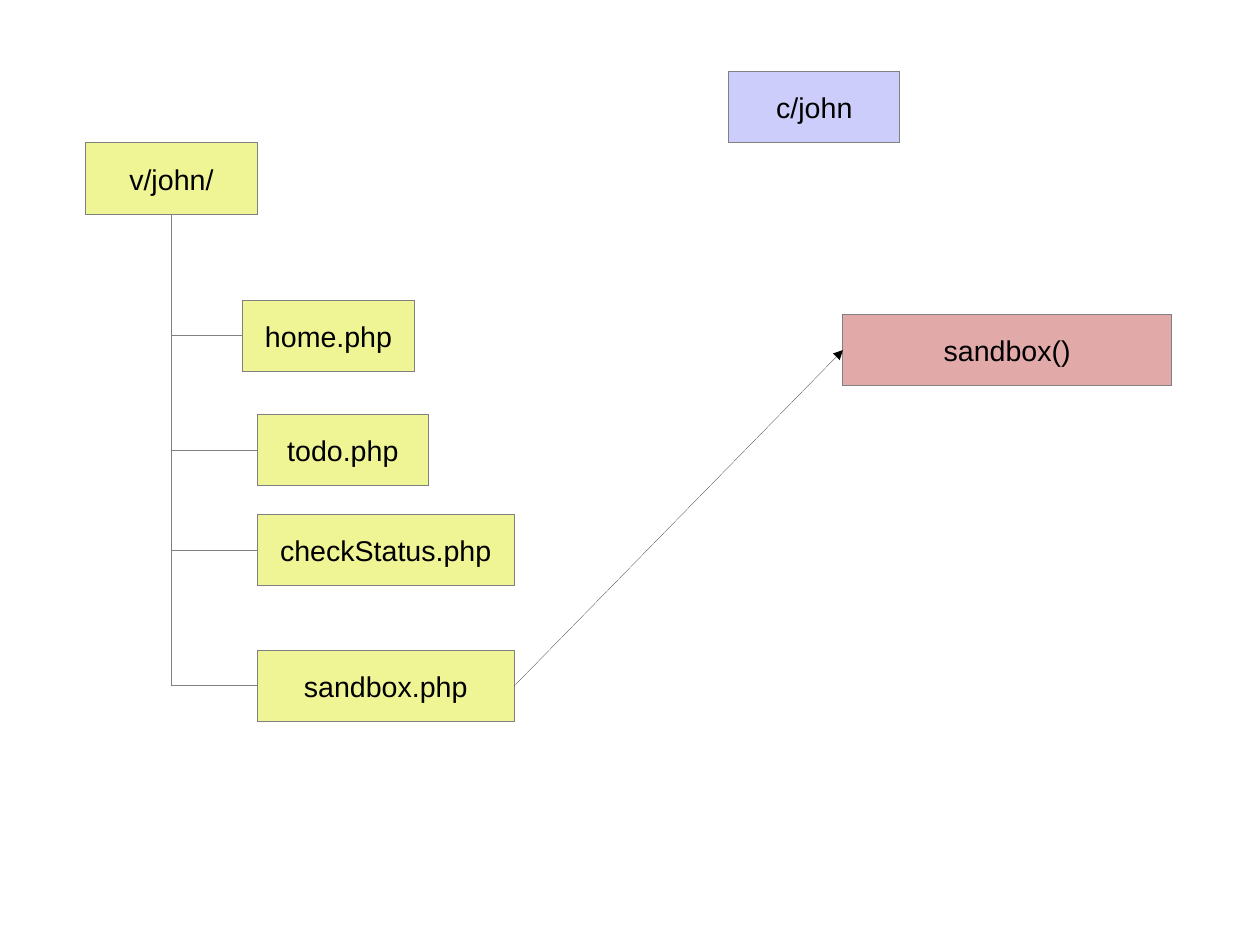
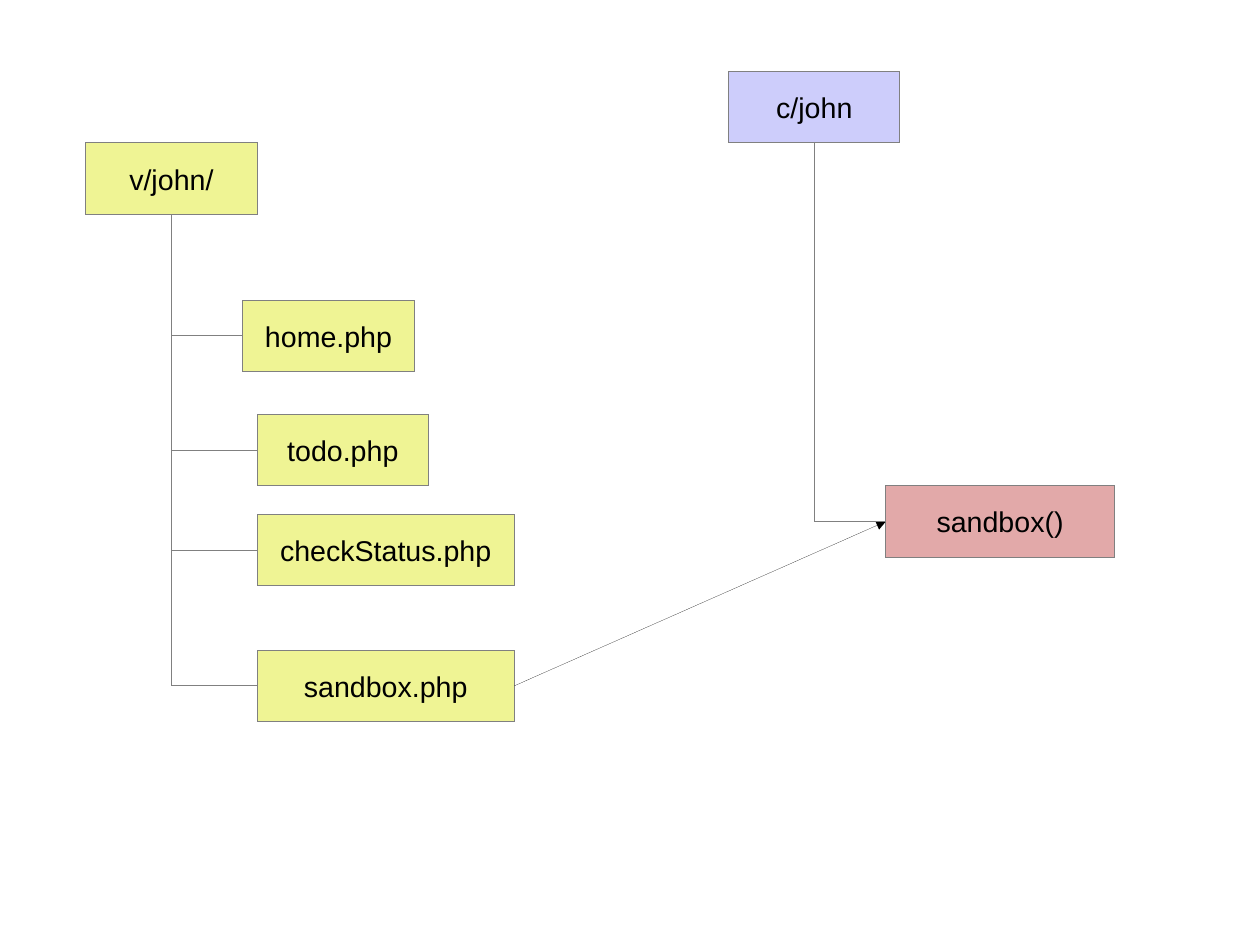
Before and after one commit to JamesLeB/Stout, a slide deck: slide 5 of Documents/BillingSystem.odp. Drawn at 1260x945 pixels with LibreOffice and Linux fonts; fonts in the diff are those of the drawing. Boxes give left, top, right and bottom in pixels: in the first picture for what was removed or moved away, otherwise in the second. Text is boxed around its words. In the diff, an @@ line names an element or a change of style, - is before the commit and + after.

```diff
--- a/Documents/BillingSystem.odp
+++ b/Documents/BillingSystem.odp
@@ elbow line added from (815, 143) to (886, 521), #808080 0 pt @@
@@ rectangle "sandbox()": place and size @@
-rectangle "sandbox()" at [844, 314, 1172, 385]
+rectangle "sandbox()" at [886, 486, 1115, 557]
@@ arrow moved from (515, 686) - (844, 350) to (515, 686) - (886, 521) @@
```
Also in this commit, not shown: 3 other slides changed, 2 slides added.
